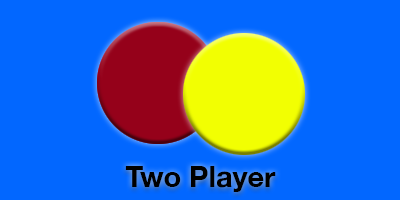
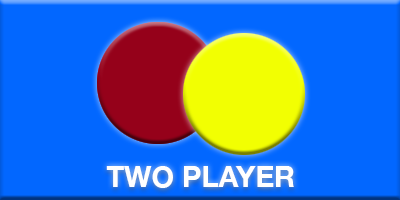
The second w=400, h=200 image is a revision of the first. Changes to its layers:
renamed "Two Player" to "TWO PLAYER", painted on it over [106, 166, 294, 192]
